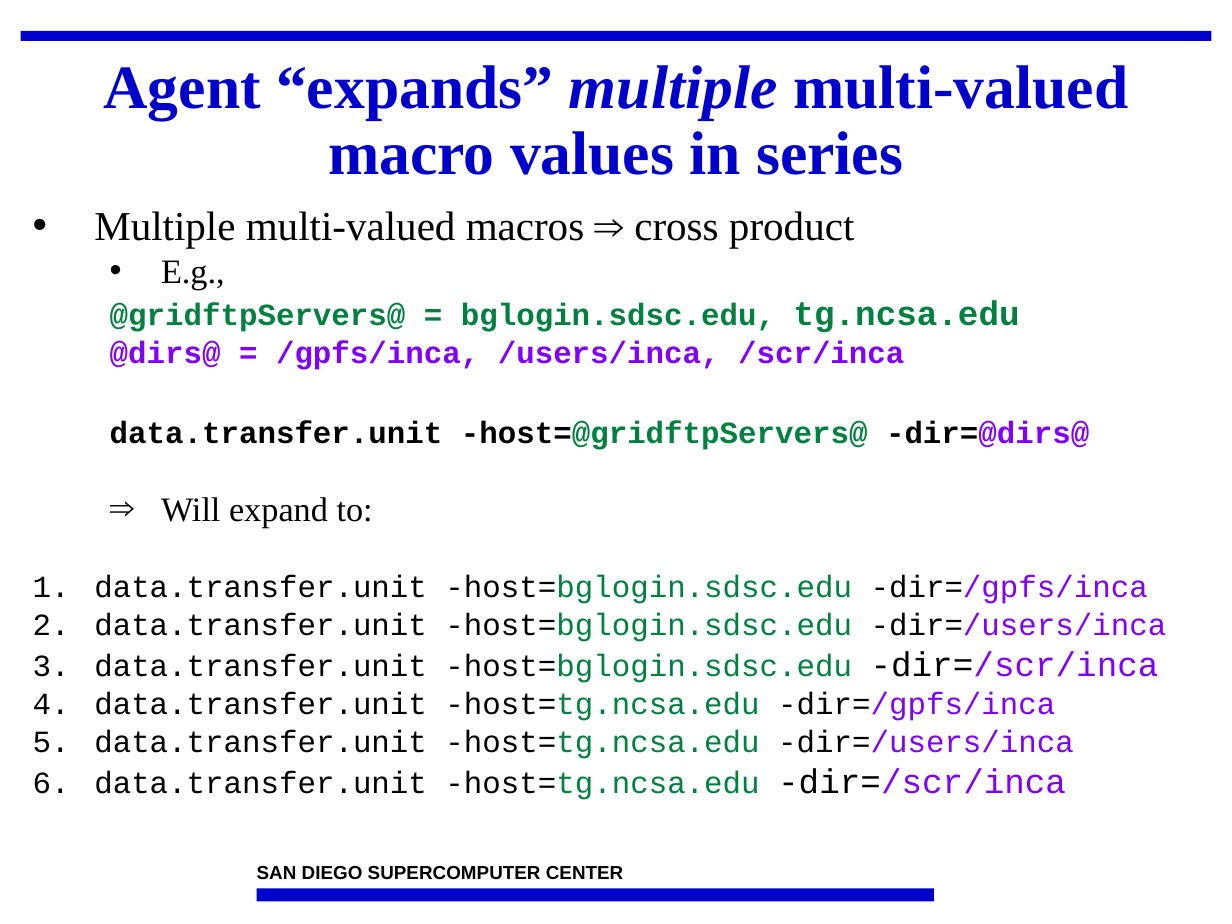
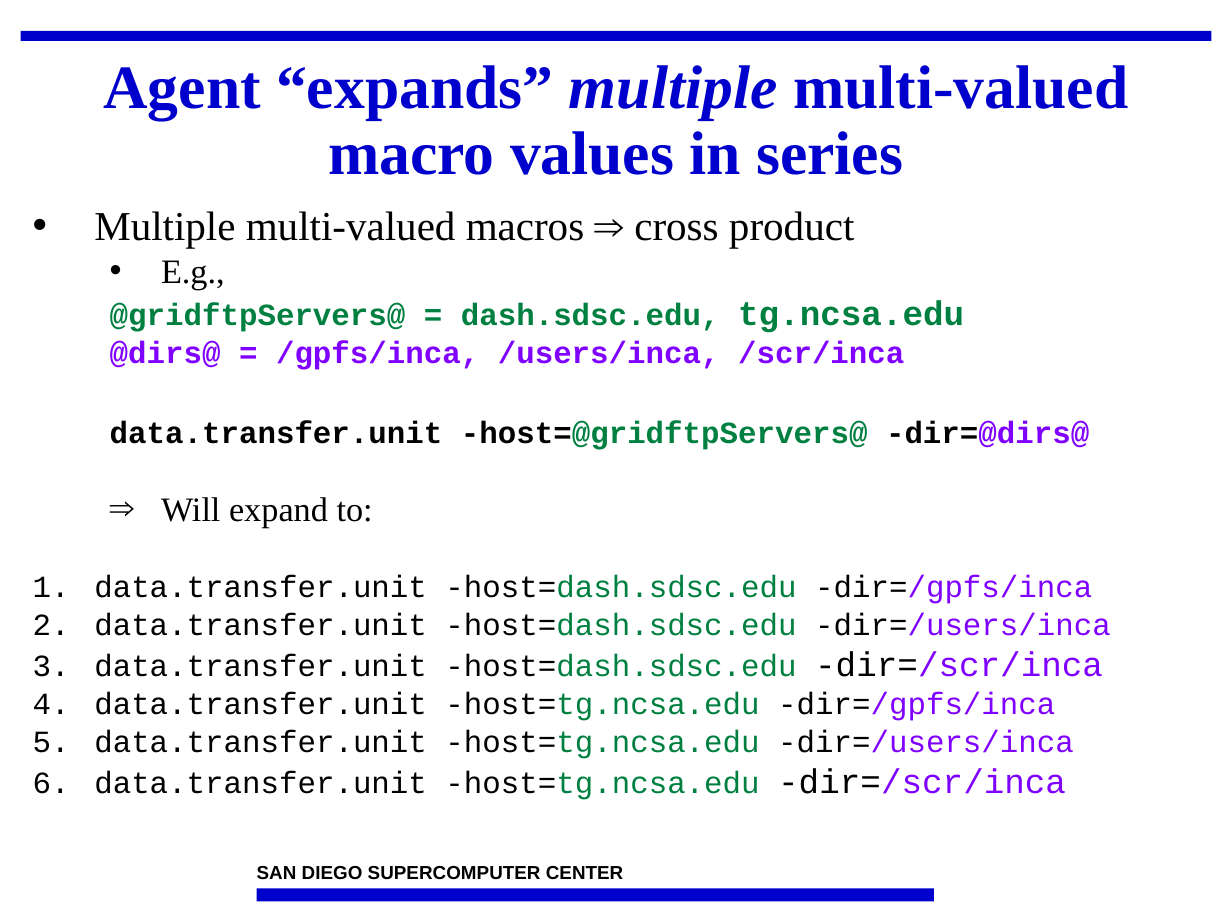
Before and after one commit to IncaProject/inca-xsede, a slide deck: slide 17 of talks/2010/2010workshop/control.pptx. Drawn at 1232x924 pixels with LibreOffice and Linux fonts; fonts in the diff are those of the drawing; background and template pictures are left out. Boxes give left, top, right and bottom in pixels: in the first picture for what was removed or moved away, otherwise in the second. Text is boxed around its words. In the diff, an @@ line names an element or a change of style, - is before the commit and + after.

```diff
--- a/talks/2010/2010workshop/control.pptx
+++ b/talks/2010/2010workshop/control.pptx
@@ text at [110, 300, 964, 333]: text changed @@
-  @gridftpServers@ = bglogin.sdsc.edu, tg.ncsa.edu
+  @gridftpServers@ = dash.sdsc.edu, tg.ncsa.edu
@@ text at [94, 575, 1111, 677]: text changed @@
-1. data.transfer.unit -host=bglogin.sdsc.edu -dir=/gpfs/inca
-2. data.transfer.unit -host=bglogin.sdsc.edu -dir=/users/inca
-3. data.transfer.unit -host=bglogin.sdsc.edu -dir=/scr/inca
+1. data.transfer.unit -host=dash.sdsc.edu -dir=/gpfs/inca
+2. data.transfer.unit -host=dash.sdsc.edu -dir=/users/inca
+3. data.transfer.unit -host=dash.sdsc.edu -dir=/scr/inca
```
Also in this commit, not shown: 9 other slides changed.
